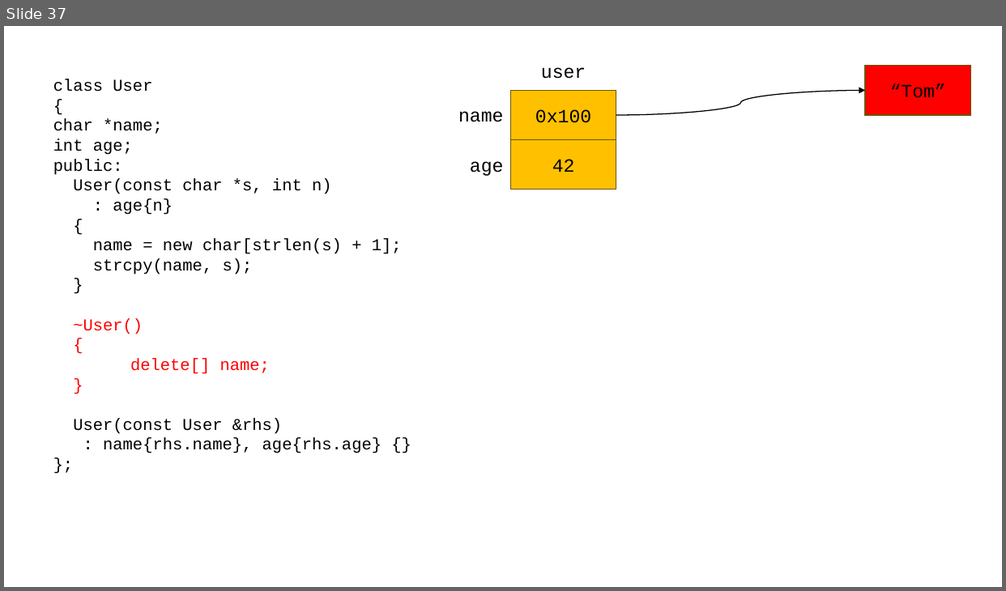
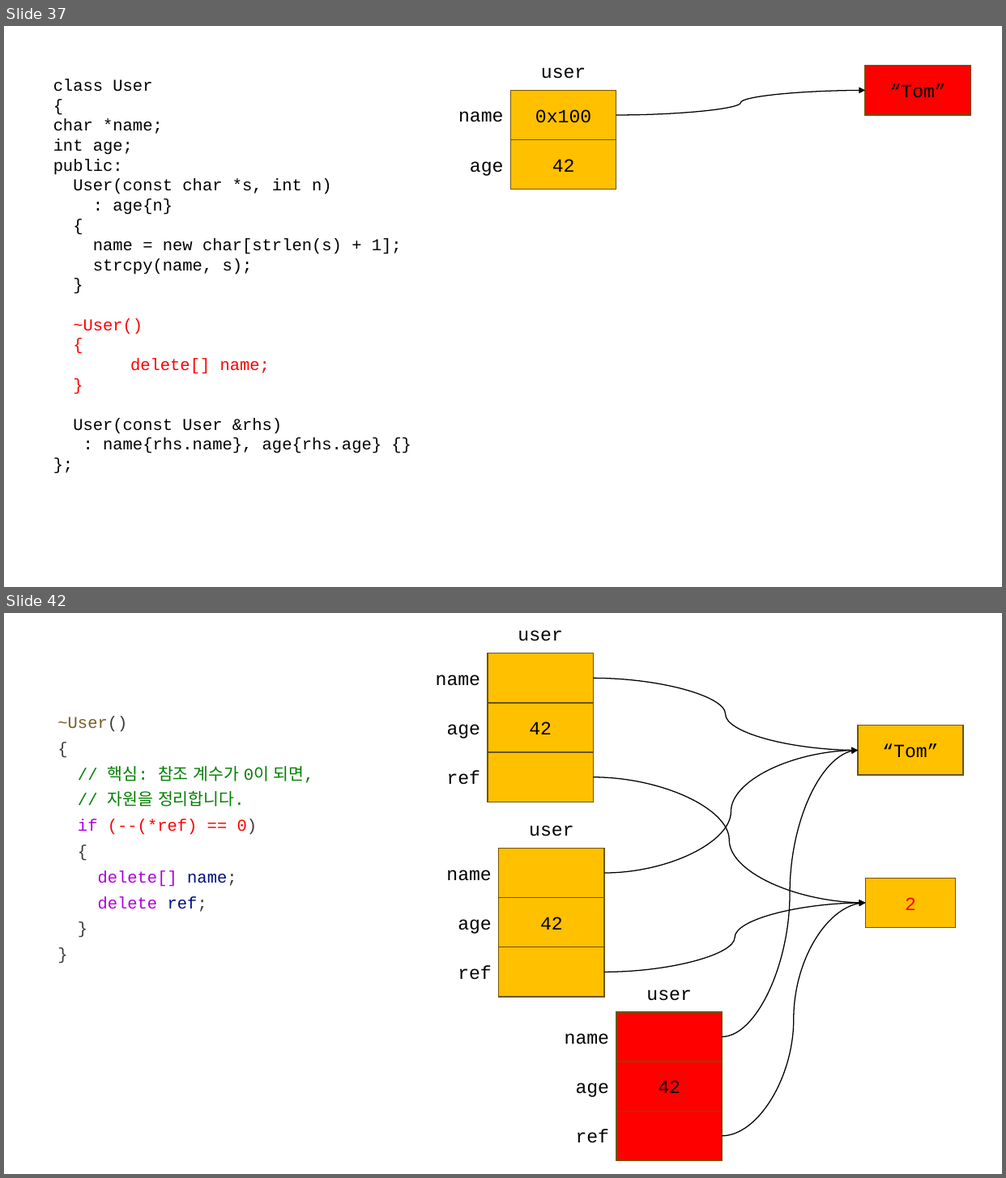
Before and after one commit to yoondev-classroom/cpp_250512, a slide deck: cpp_250512.pptx. Shown one above the other, each under a label of ours: slide 37 before the commit, slides 37 and 42 after it; the slides between them are not shown. The pictures are 1006x591 and 1006x1178 pixels, drawn with LibreOffice and Linux fonts; fonts in the diff are those of the drawing. Boxes give left, top, right and bottom in pixels: in the first picture for what was removed or moved away, otherwise in the second. Text is boxed around its words. In the diff, an @@ line names an element or a change of style, - is before the commit and + after.

```diff
--- a/cpp_250512.pptx
+++ b/cpp_250512.pptx
@@ slide 42 added at box(4, 613, 1002, 1174), background #FFFFFF @@
@@ text added at box(518, 630, 562, 641), 18 pt, text #000000 @@
+user
@@ rectangle added at box(488, 653, 593, 703), fill #FFC000, outline #705400 1 pt @@
@@ text added at box(436, 675, 480, 686), 18 pt, text #000000 @@
+name
@@ curved arrow added from (593, 678) to (859, 750), #000000 1 pt @@
@@ rectangle added at box(488, 703, 593, 752), fill #FFC000, outline #705400 1 pt, 18 pt, text #000000 @@
+42
@@ text added at box(57, 717, 314, 912), 16 pt, text #008000 @@
+~User()
+{
+// 핵심: 참조 계수가 0이 되면,
+// 자원을 정리합니다.
+if (--(*ref) == 0)
+{
+delete[] name;
+delete ref;
+}
+}
@@ text added at box(447, 724, 481, 739), 18 pt, text #000000 @@
+age
@@ rectangle added at box(859, 726, 964, 775), fill #FFC000, outline #705400 1 pt, 18 pt, text #000000 @@
+“Tom”
@@ rectangle added at box(488, 752, 593, 802), fill #FFC000, outline #705400 1 pt @@
@@ curved arrow added from (604, 873) to (859, 750), #000000 1 pt @@
@@ curved arrow added from (722, 1037) to (859, 750), #000000 1 pt @@
@@ text added at box(447, 771, 481, 785), 18 pt, text #000000 @@
+ref
@@ curved arrow added from (593, 777) to (866, 903), #000000 1 pt @@
@@ text added at box(529, 825, 573, 837), 18 pt, text #000000 @@
+user
@@ rectangle added at box(499, 848, 604, 897), fill #FFC000, outline #705400 1 pt @@
@@ text added at box(446, 870, 491, 881), 18 pt, text #000000 @@
+name
@@ rectangle added at box(866, 878, 956, 927), fill #FFC000, outline #705400 1 pt, 18 pt, text #FF0000 @@
+2
@@ rectangle added at box(499, 898, 604, 948), fill #FFC000, outline #705400 1 pt, 18 pt, text #000000 @@
+42
@@ curved arrow added from (604, 973) to (866, 903), #000000 1 pt @@
@@ curved arrow added from (722, 1136) to (866, 903), #000000 1 pt @@
@@ text added at box(458, 919, 492, 934), 18 pt, text #000000 @@
+age
@@ rectangle added at box(499, 948, 604, 997), fill #FFC000, outline #705400 1 pt @@
@@ text added at box(458, 965, 492, 980), 18 pt, text #000000 @@
+ref
@@ text added at box(646, 990, 691, 1001), 18 pt, text #000000 @@
+user
@@ rectangle added at box(616, 1012, 722, 1062), fill #FF0000, outline #705400 1 pt @@
@@ text added at box(565, 1033, 609, 1045), 18 pt, text #000000 @@
+name
@@ rectangle added at box(616, 1063, 722, 1112), fill #FF0000, outline #705400 1 pt, 18 pt, text #000000 @@
+42
@@ text added at box(576, 1083, 610, 1097), 18 pt, text #000000 @@
+age
@@ rectangle added at box(616, 1112, 722, 1161), fill #FF0000, outline #705400 1 pt @@
@@ text added at box(576, 1130, 610, 1144), 18 pt, text #000000 @@
+ref
```
Also in this commit, not shown: 8 other slides added, 2 other files.
